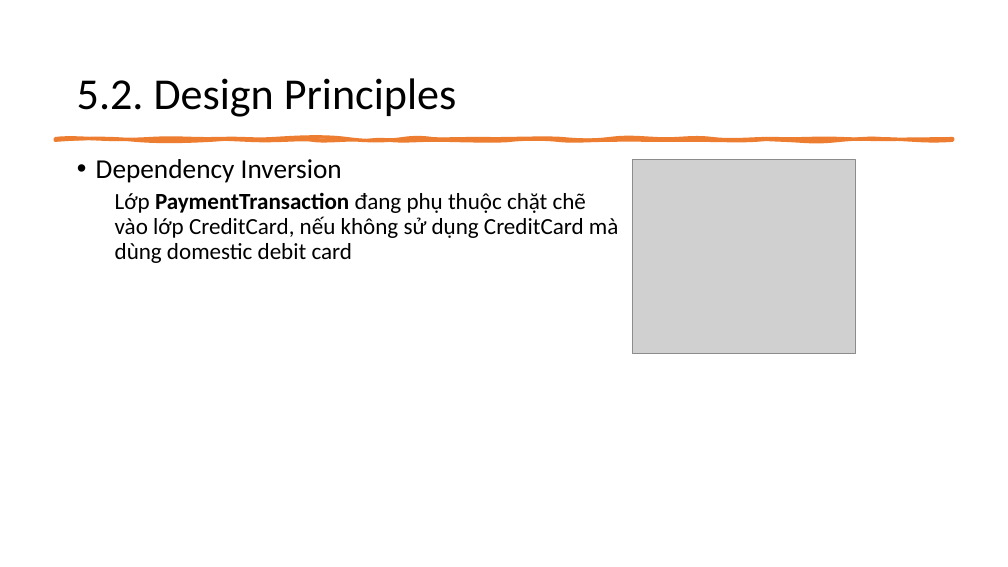
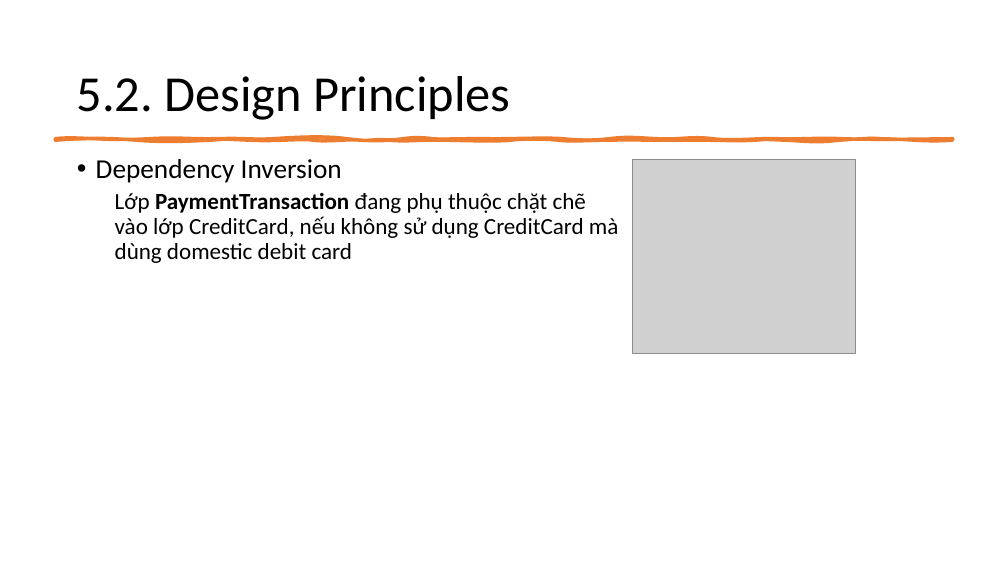
Before and after one commit to duyenpt180067/TKXDPM.KSCQ.20211-11, a slide deck: slide 23 of final_submission/slide.pptx (slide 20 before the commit). Drawn at 1008x567 pixels with LibreOffice and Linux fonts; fonts in the diff are those of the drawing; grey boxes stand for pictures. Boxes give left, top, right and bottom in pixels: in the first picture for what was removed or moved away, otherwise in the second. Text is boxed around its words. In the diff, an @@ line names an element or a change of style, - is before the commit and + after.

```diff
--- a/final_submission/slide.pptx
+++ b/final_submission/slide.pptx
@@ text "5.2. Design Principles" at bbox=[77, 76, 510, 120]: size 42 to 48 pt @@
```
Also in this commit, not shown: 7 other slides changed, 5 slides added, 2 slides removed, 2 other files.
